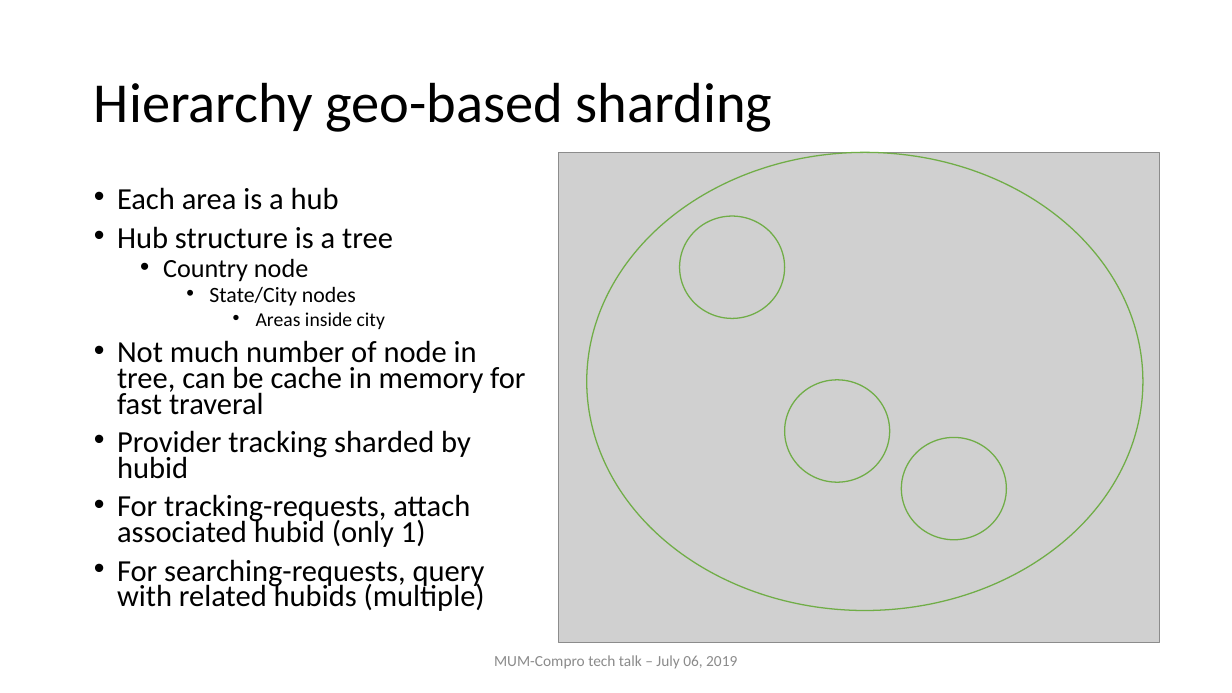
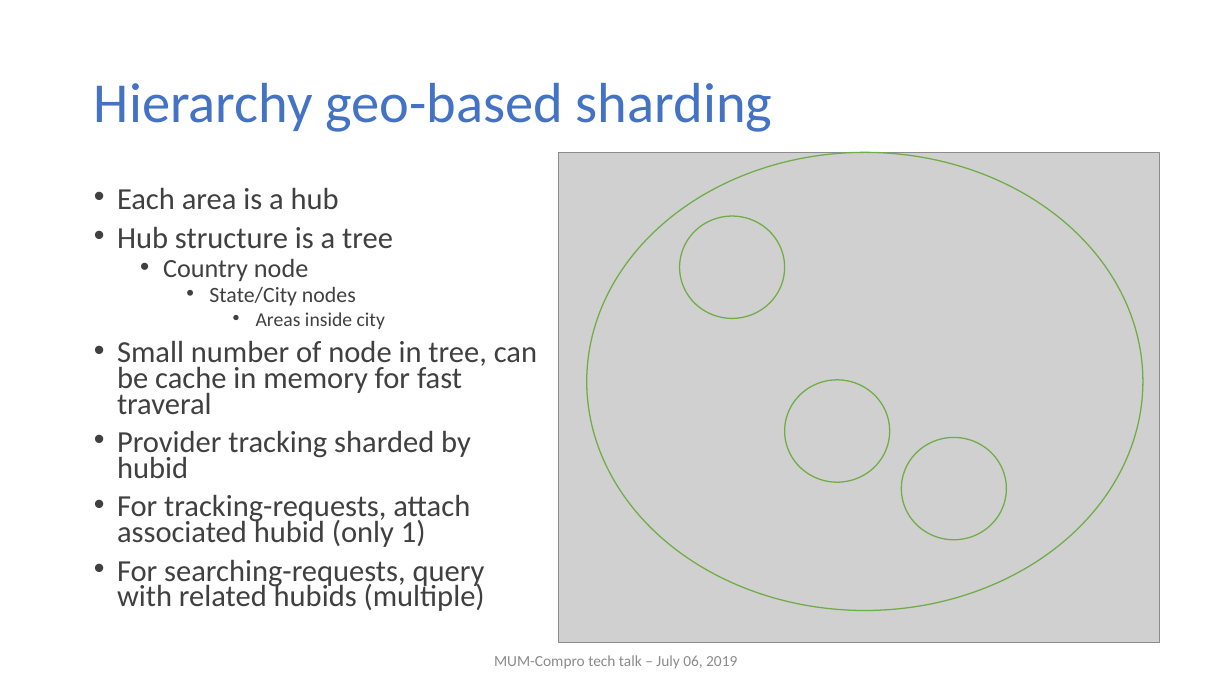
Before and after one commit to nghianghesi/hms, a slide deck: slide 7 of slide.pptx. Drawn at 1232x693 pixels with LibreOffice and Linux fonts; fonts in the diff are those of the drawing; grey boxes stand for pictures; background and template pictures are left out. Boxes give left, top, right and bottom in pixels: in the first picture for what was removed or moved away, otherwise in the second. Text is boxed around its words. In the diff, an @@ line names an element or a change of style, - is before the commit and + after.

```diff
--- a/slide.pptx
+++ b/slide.pptx
@@ title "Hierarchy geo-based sharding" at box(94, 83, 772, 132): text colour #000000 to #4472C4 @@
@@ text at box(117, 187, 485, 611): text colour #000000 to #404040 in "Each area is a hub", "Hub structure is a tree", "Country node", "State/City nodes" and 4 more places @@
@@ text at box(117, 340, 537, 414): text changed; text colour #000000 to #404040 @@
-• Not much number of node in tree, can be cache in memory for fast traveral
+• Small number of node in tree, can be cache in memory for fast traveral
```
Also in this commit, not shown: 28 other slides changed, 13 other files.
